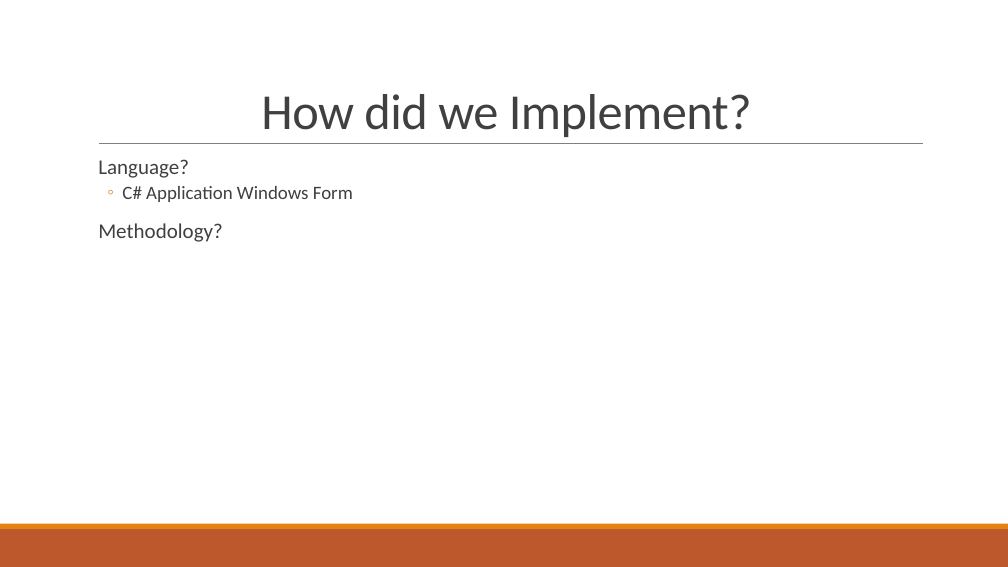
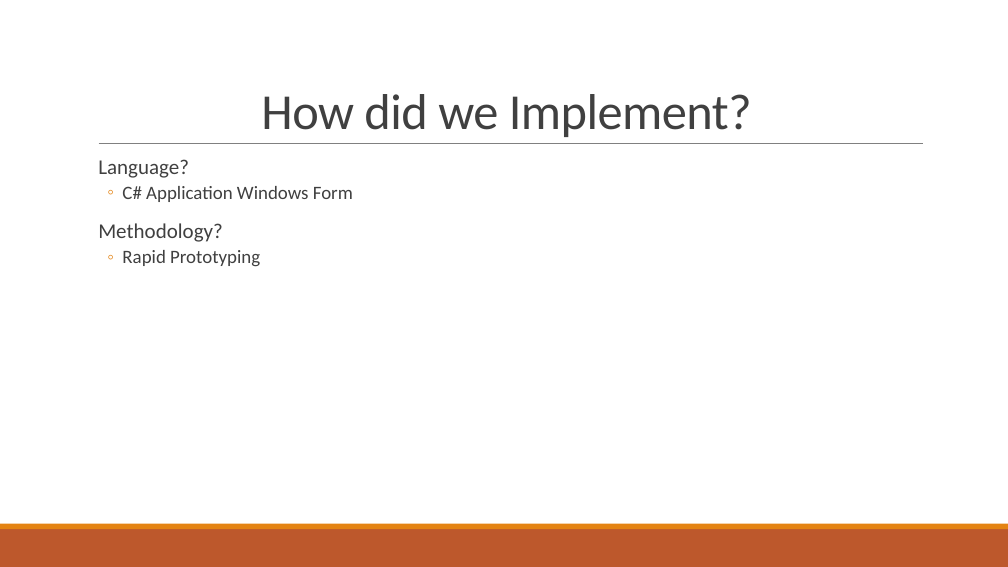
Before and after one commit to jhouston88/CSCI3350SoftwareEngineeringII, a slide deck: slide 2 of Implementation/Implementation Team Presentation.pptx. Drawn at 1008x567 pixels with LibreOffice and Linux fonts; fonts in the diff are those of the drawing. Boxes give left, top, right and bottom in pixels: in the first picture for what was removed or moved away, otherwise in the second. Text is boxed around its words. In the diff, an @@ line names an element or a change of style, - is before the commit and + after.

```diff
--- a/Implementation/Implementation Team Presentation.pptx
+++ b/Implementation/Implementation Team Presentation.pptx
@@ text at (x1=122, y1=250, x2=260, y2=267): paragraph added @@
+  ◦ Rapid Prototyping
```
Also in this commit, not shown: 1 other slide changed, 3 slides added.
